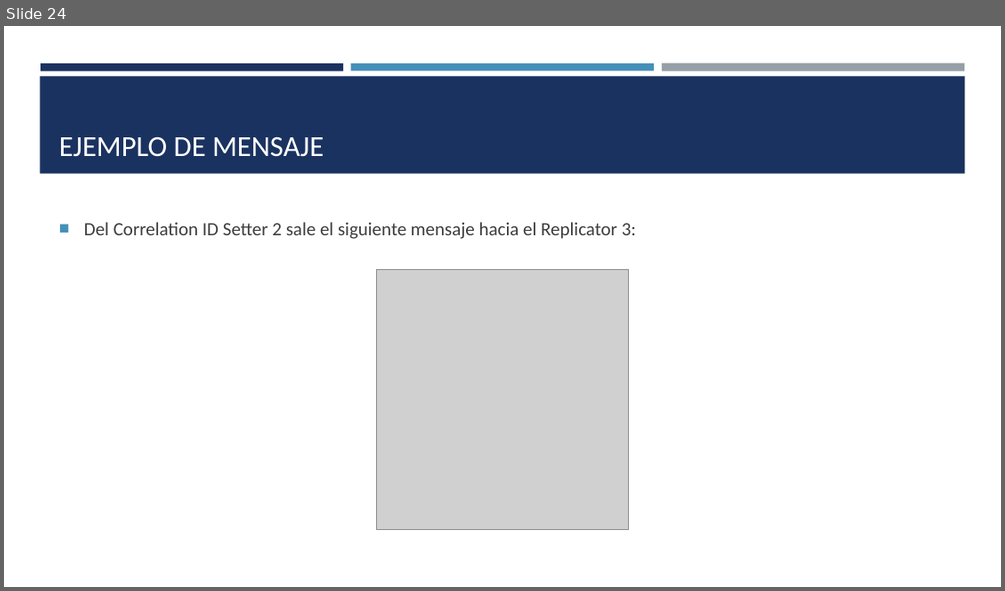
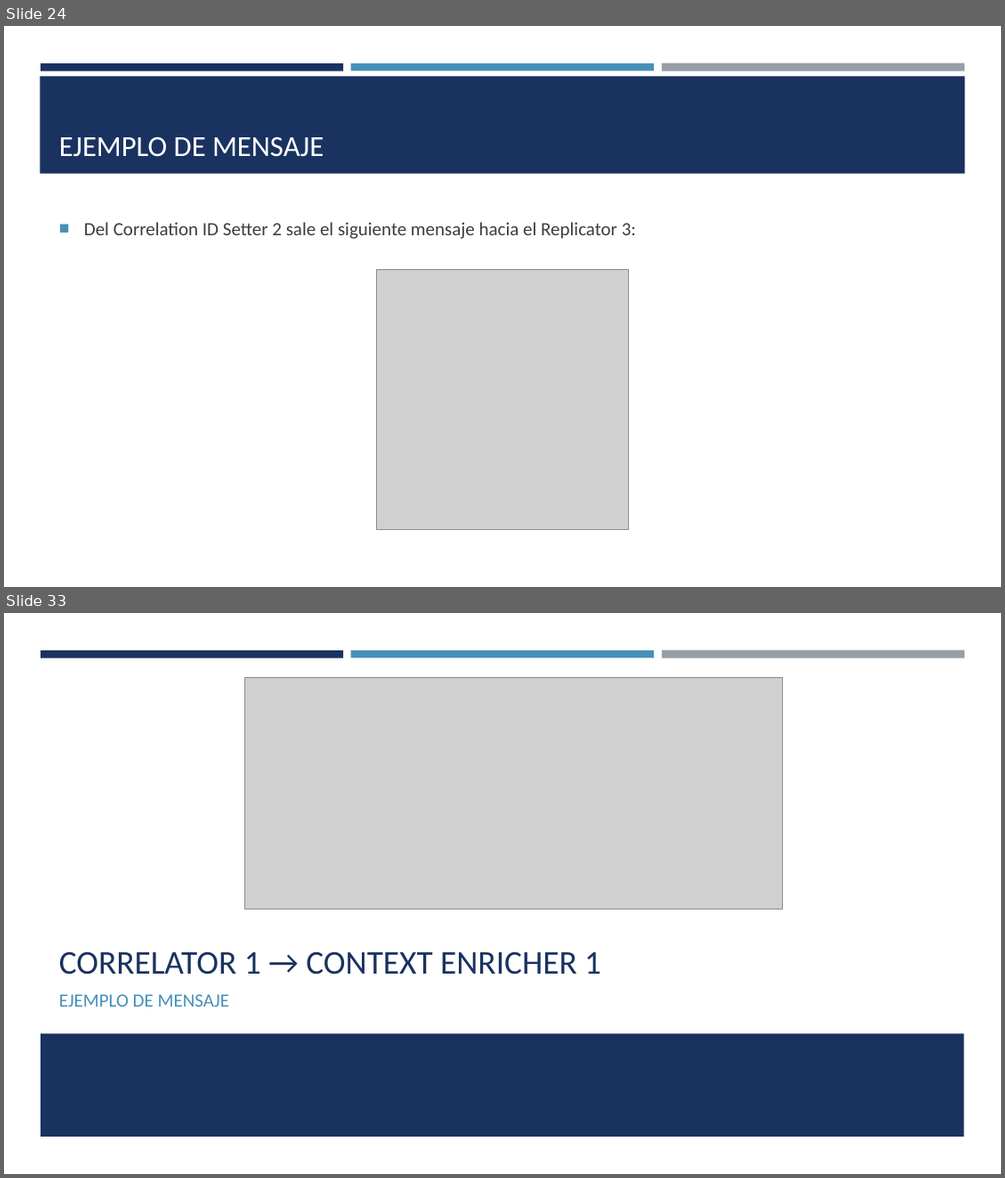
Before and after one commit to SaulRC1/Integracion-de-la-informacion-y-aplicaciones, a slide deck: Ejercicio 1 - IIA/Ejercicio 1 IIA.pptx. Shown one above the other, each under a label of ours: slide 24 before the commit, slides 24 and 33 after it; the slides between them are not shown. The pictures are 1005x591 and 1005x1178 pixels, drawn with LibreOffice and Linux fonts; fonts in the diff are those of the drawing; grey boxes stand for pictures. Boxes give left, top, right and bottom in pixels: in the first picture for what was removed or moved away, otherwise in the second. Text is boxed around its words. In the diff, an @@ line names an element or a change of style, - is before the commit and + after.

```diff
--- a/Ejercicio 1 - IIA/Ejercicio 1 IIA.pptx
+++ b/Ejercicio 1 - IIA/Ejercicio 1 IIA.pptx
@@ slide 33 added at <box>4,613,1001,1174</box>, background #FFFFFF; not listed: 3 template elements that a slide beside it also shows @@
@@ picture added at <box>245,677,783,908</box> @@
@@ title added at <box>59,951,601,974</box>, 32 pt, text #1A3260 @@
+CORRELATOR 1 → CONTEXT ENRICHER 1
@@ text added at <box>59,994,230,1006</box>, 18 pt, text #4590B8 @@
+EJEMPLO DE MENSAJE
@@ rectangle added at <box>40,1033,964,1136</box>, fill #1A3260 @@
```
Also in this commit, not shown: 21 other slides added.
